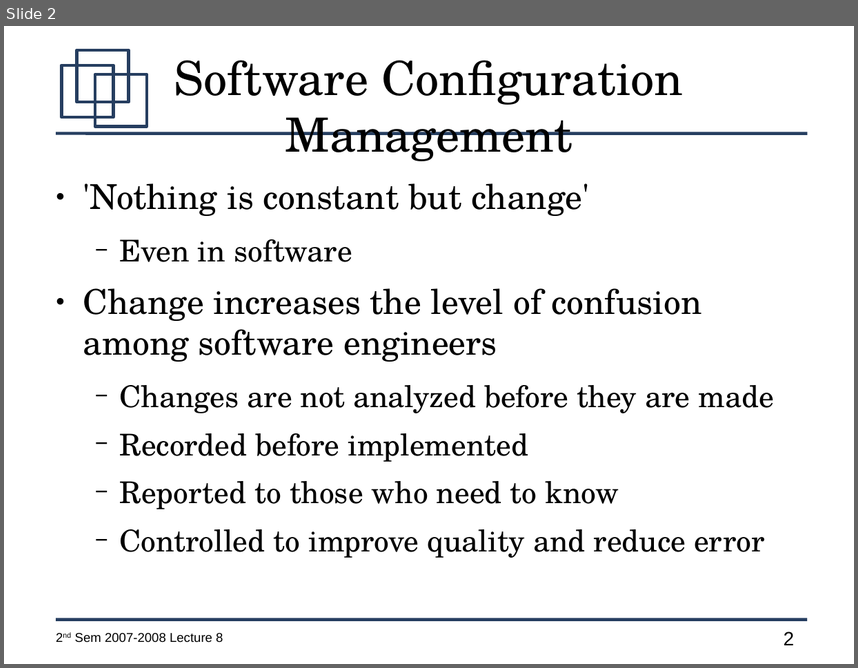
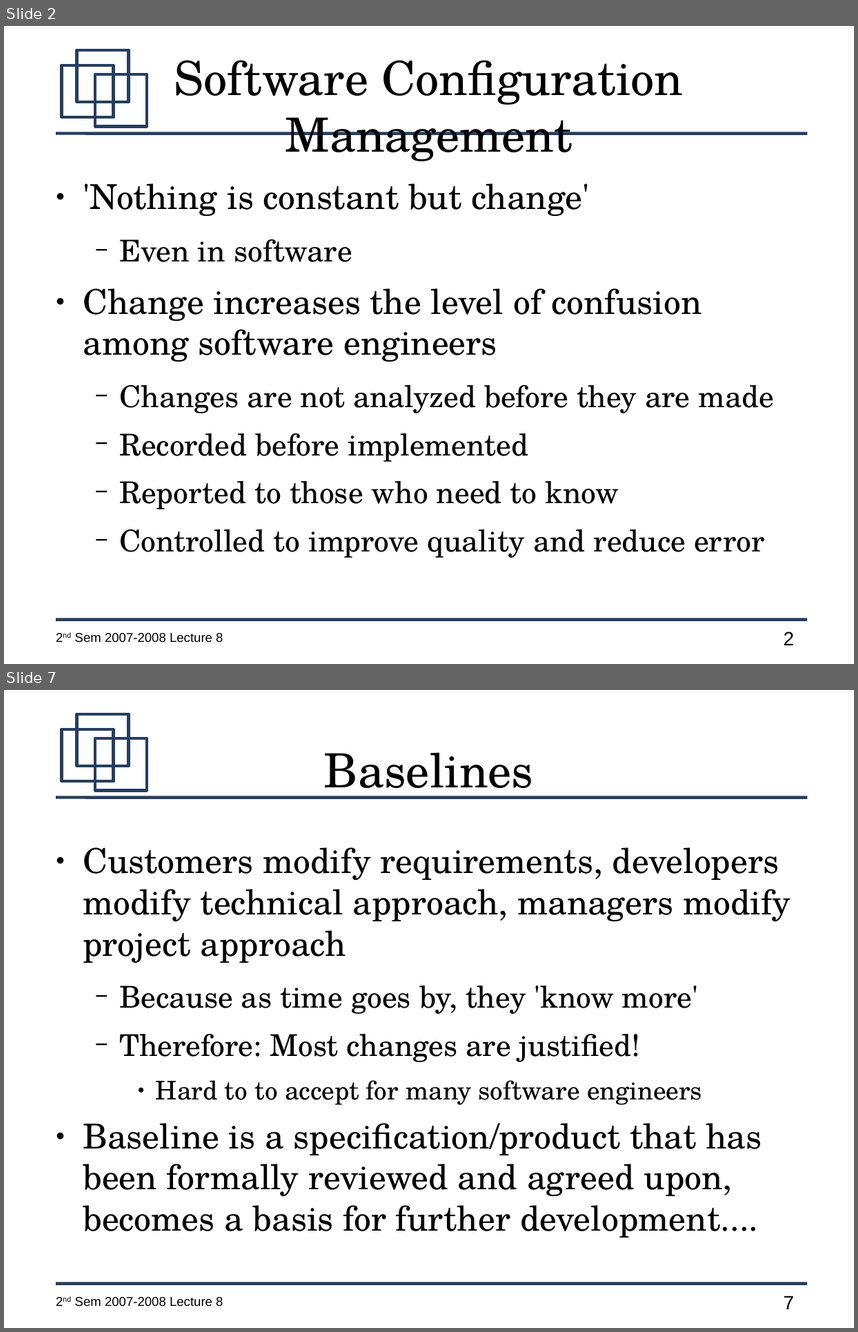
Before and after one commit to jachermocilla/jach-homepage, a slide deck: CMSC128-2nd-Sem-2007-L8.odp. Shown one above the other, each under a label of ours: slide 2 before the commit, slides 2 and 7 after it; the slides between them are not shown. The pictures are 858x668 and 858x1332 pixels, drawn with LibreOffice and Linux fonts; fonts in the diff are those of the drawing. Boxes give left, top, right and bottom in pixels: in the first picture for what was removed or moved away, otherwise in the second. Text is boxed around its words. In the diff, an @@ line names an element or a change of style, - is before the commit and + after.

```diff
--- a/CMSC128-2nd-Sem-2007-L8.odp
+++ b/CMSC128-2nd-Sem-2007-L8.odp
@@ slide 7 added at box(4, 690, 854, 1328), background #FFFFFF; not listed: 7 template elements that a slide beside it also shows @@
@@ title added at box(324, 752, 534, 799), 44 pt, text #000000 @@
+Baselines
@@ text added at box(83, 847, 791, 1237), 32 pt, text #000000 @@
+● Customers modify requirements, developers modify technical approach, managers modify project approach
+  − Because as time goes by, they 'know more'
+  − Therefore: Most changes are justified!
+    ● Hard to to accept for many software engineers
+● Baseline is a specification/product that has been formally reviewed and agreed upon, becomes a basis for further development....
```
Also in this commit, not shown: 2 slides changed, 19 other slides added, 1 slide removed.
